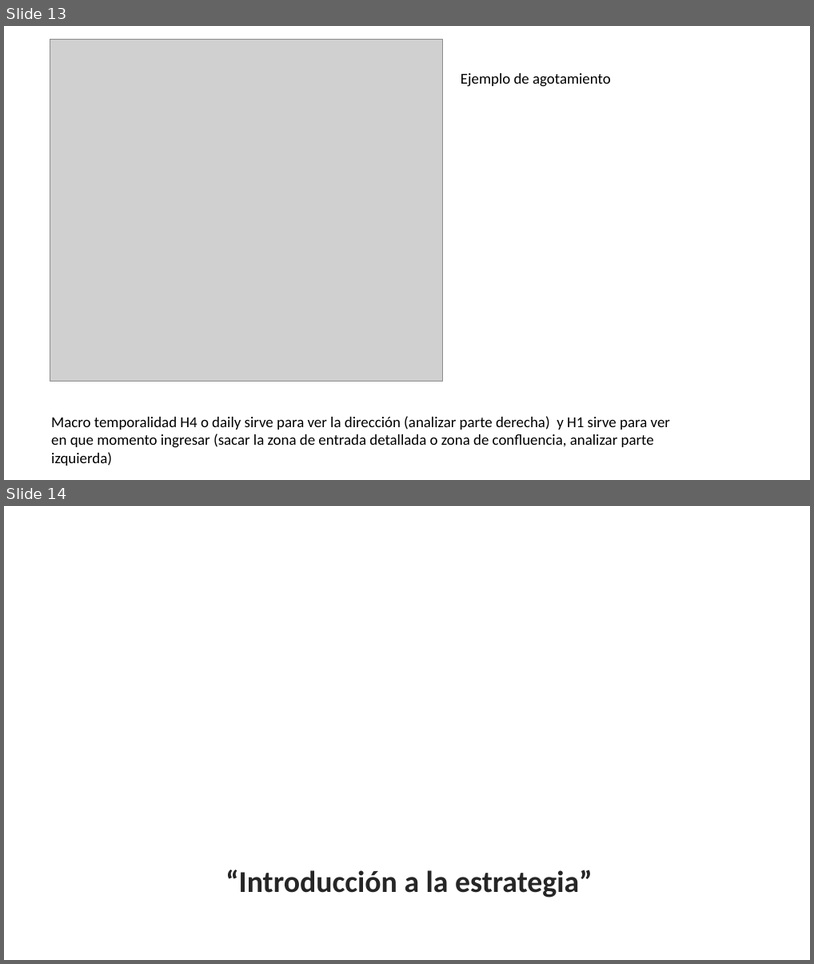
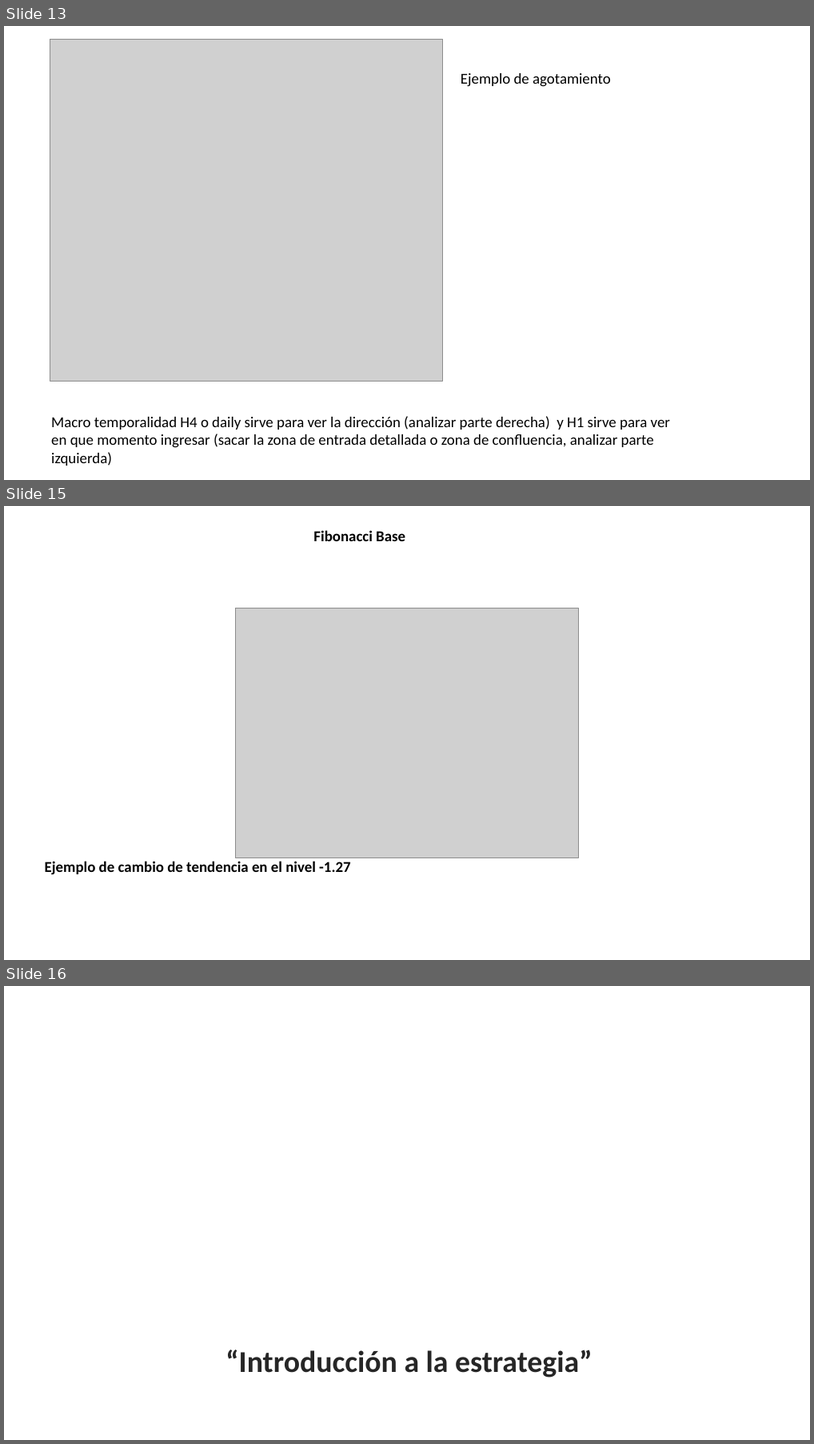
Before and after one commit to Edd1eware/Yields_Academy, a slide deck: Manual_YIELDS_ACADEMY.pptx. Shown one above the other, each under a label of ours: slides 13 and 14 before the commit, slides 13, 15 and 16 after it; the slides between them are not shown. The pictures are 814x964 and 814x1444 pixels, drawn with LibreOffice and Linux fonts; fonts in the diff are those of the drawing; grey boxes stand for pictures; background and template pictures are left out. Boxes give left, top, right and bottom in pixels: in the first picture for what was removed or moved away, otherwise in the second. Text is boxed around its words. In the diff, an @@ line names an element or a change of style, - is before the commit and + after.

Commit message:
Fibonacci base

```diff
--- a/Manual_YIELDS_ACADEMY.pptx
+++ b/Manual_YIELDS_ACADEMY.pptx
@@ slide 15 added at (x1=4, y1=506, x2=810, y2=960), background #FFFFFF @@
@@ text added at (x1=314, y1=530, x2=406, y2=541), 18 pt, text #000000, bold @@
+Fibonacci Base
@@ picture added at (x1=236, y1=608, x2=578, y2=857) @@
@@ text added at (x1=45, y1=860, x2=351, y2=875), 18 pt, text #000000, bold @@
+Ejemplo de cambio de tendencia en el nivel -1.27
@@ what was slide 14 is now slide 16 @@
```
Also in this commit, not shown: 1 other slide added.
